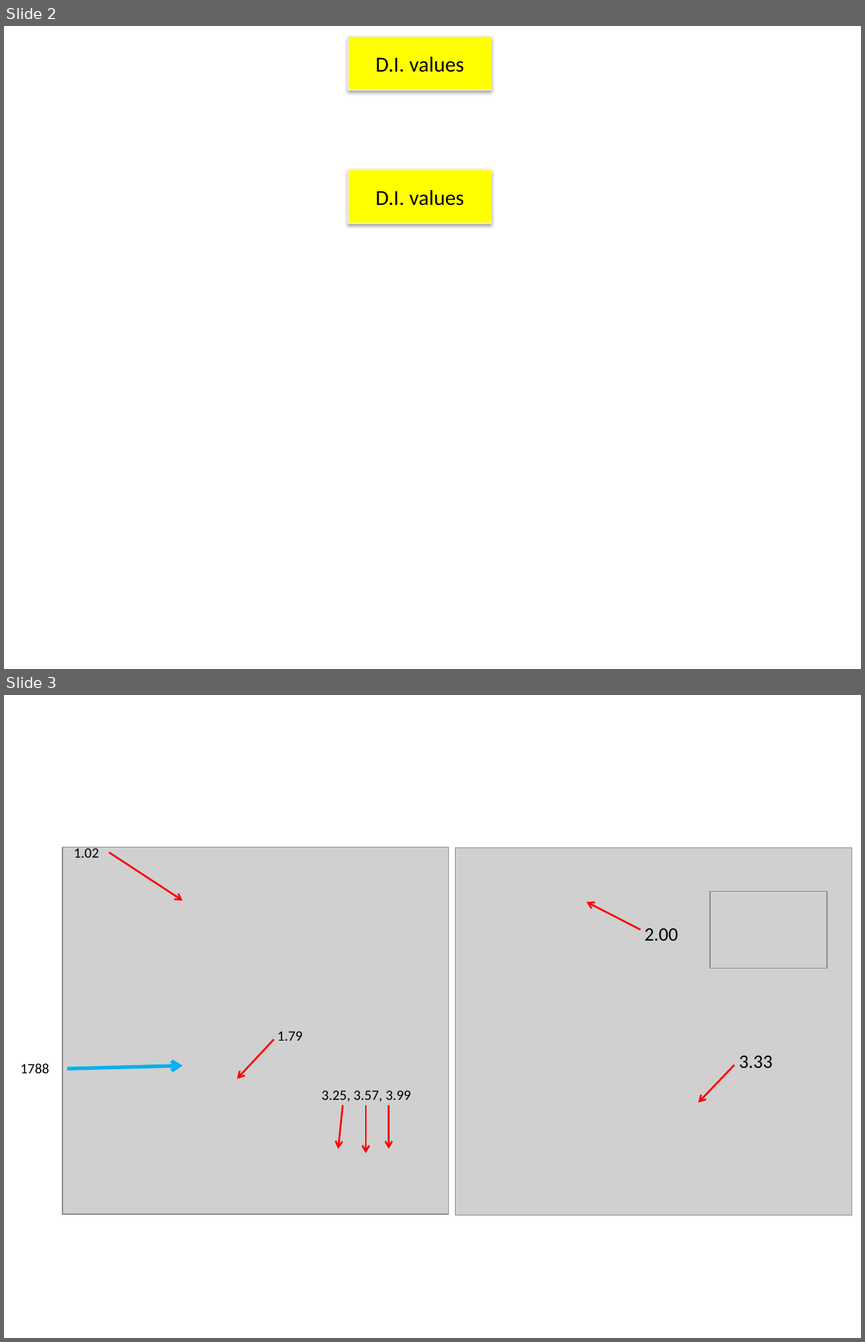
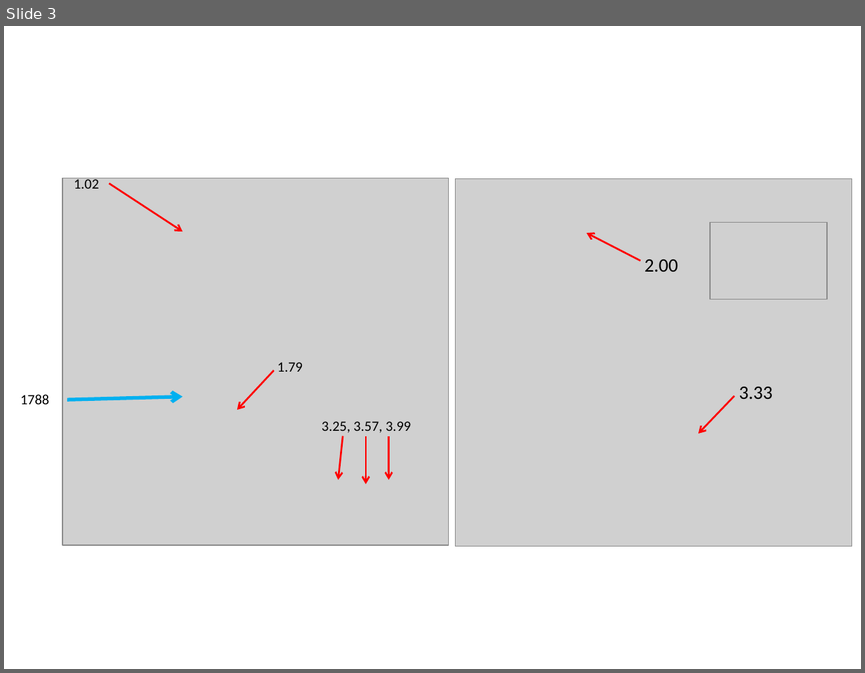
Before and after one commit to 2waybene/mixturemodel, a slide deck: manuscript/figures-draft-03.pptx. Shown one above the other, each under a label of ours: slides 2 and 3 before the commit, slide 3 after it. The pictures are 865x1342 and 865x673 pixels, drawn with LibreOffice and Linux fonts; fonts in the diff are those of the drawing; grey boxes stand for pictures. Boxes give left, top, right and bottom in pixels: in the first picture for what was removed or moved away, otherwise in the second. Text is boxed around its words. In the diff, an @@ line names an element or a change of style, - is before the commit and + after.

```diff
--- a/manuscript/figures-draft-03.pptx
+++ b/manuscript/figures-draft-03.pptx
@@ slide 2 removed at (4, 26, 861, 669), background #FFFFFF @@
@@ rectangle removed at (349, 36, 492, 90) @@
-D.I. values
@@ rectangle removed at (349, 169, 492, 223) @@
-D.I. values
```
Also in this commit, not shown: 1 slide added, 3 other files.
